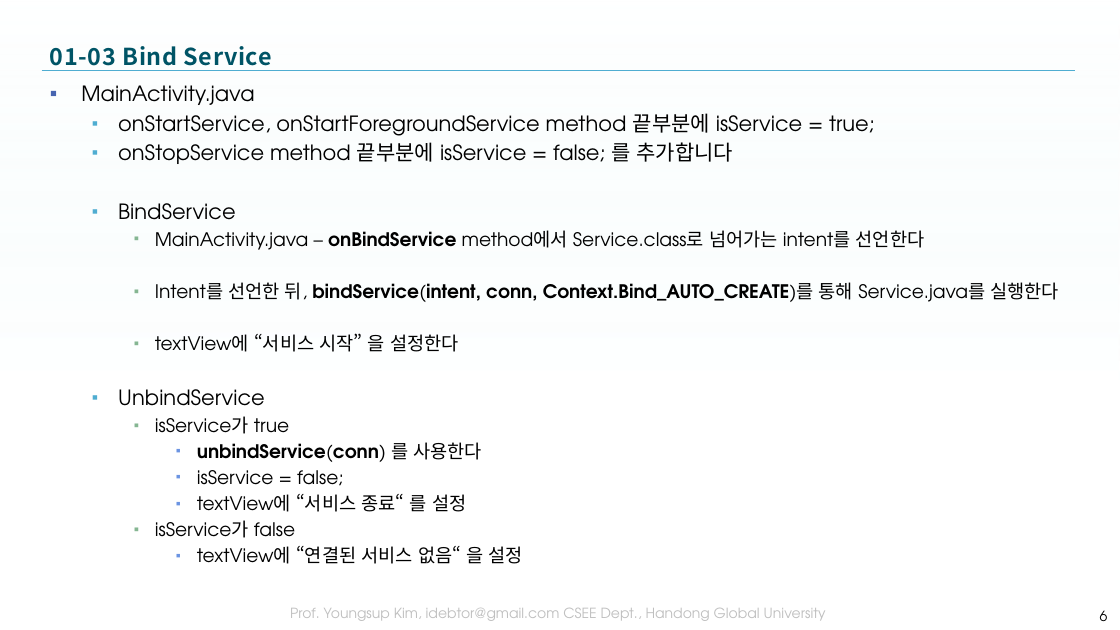
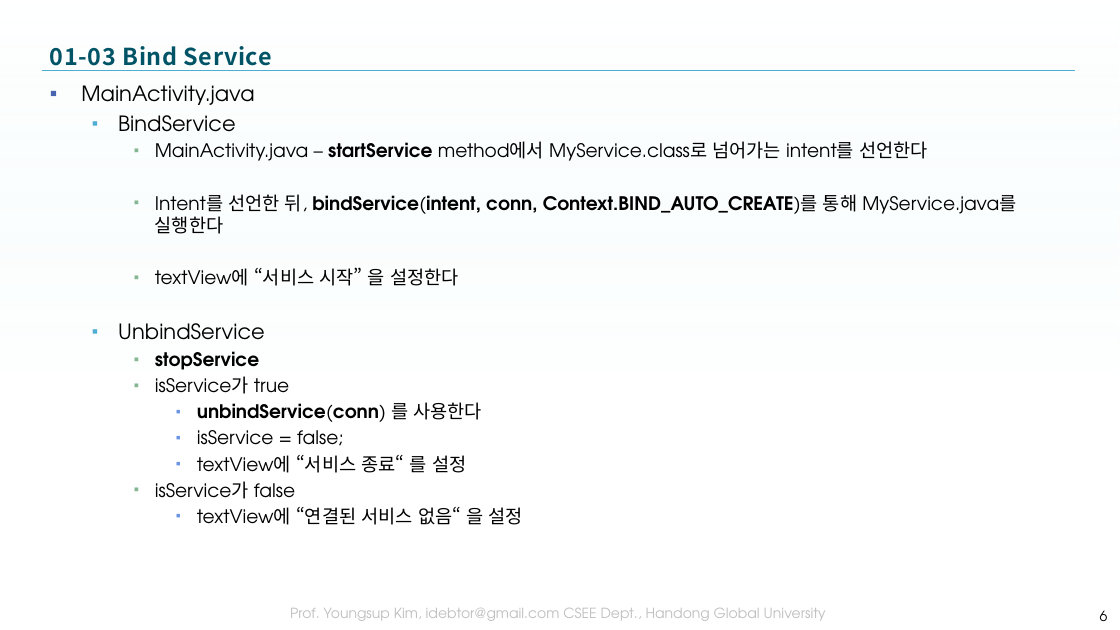
Before and after one commit to tae7841/HuStarAS, a slide deck: slide 6 of ppts/Day_8_Binding.pptx. Drawn at 1120x630 pixels with LibreOffice and Linux fonts; fonts in the diff are those of the drawing; background and template pictures are left out. Boxes give left, top, right and bottom in pixels: in the first picture for what was removed or moved away, otherwise in the second. Text is boxed around its words. In the diff, an @@ line names an element or a change of style, - is before the commit and + after.

```diff
--- a/ppts/Day_8_Binding.pptx
+++ b/ppts/Day_8_Binding.pptx
@@ text at <box>118,113,875,164</box>: paragraphs removed @@
-  ▪ onStartService, onStartForegroundService method 끝부분에 isService = true;
-  ▪ onStopService method 끝부분에 isService = false; 를 추가합니다
@@ text at <box>155,141,1016,234</box>: text changed @@
-    ▪ MainActivity.java – onBindService method에서 Service.class로 넘어가는 intent를 선언한다
-    ▪ Intent를 선언한 뒤, bindService(intent, conn, Context.Bind_AUTO_CREATE)를 통해 Service.java를 실행한다
+    ▪ MainActivity.java – startService method에서 MyService.class로 넘어가는 intent를 선언한다
+    ▪ Intent를 선언한 뒤, bindService(intent, conn, Context.BIND_AUTO_CREATE)를 통해 MyService.java를 실행한다
@@ text at <box>155,351,259,370</box>: paragraph added @@
+    ▪ stopService
```
Also in this commit, not shown: 2 other slides changed.
